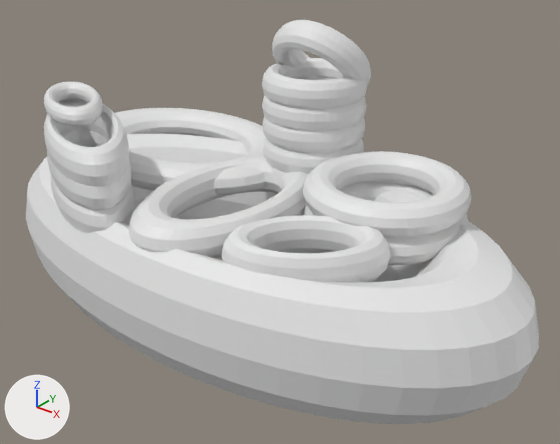
The FBX model 121hell/Assets/slurpplant.fbx, before and after one commit.
The view is the same before and after, from a 50 mm lens placed at (7.43, -8.39, 5.93), pointed at (0.6, 0.15, 0.63). Lighting does not change. The marker at lower left points along +X, +Y and +Z. Where no turn or scale is listed for an object, it has been applied to the vertices.
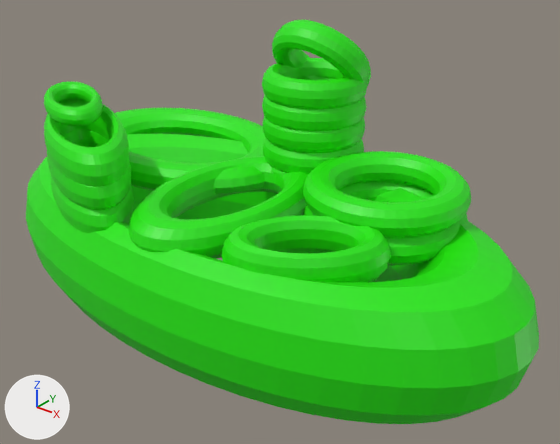
Location of each change, [x1, y1, x2, y2] in pixels of the pictures (560 x 444 px):
'Torus', recoloured (white to green)
    both: [26, 134, 539, 424]
'Torus.015', recoloured (white to green)
    both: [303, 151, 471, 238]
'Torus.002', recoloured (white to green)
    both: [222, 216, 390, 282]
'Torus.001', recoloured (white to green)
    both: [129, 156, 308, 259]
'Torus.004', recoloured (white to green)
    both: [115, 108, 266, 195]
'Torus.008', recoloured (white to green)
    both: [44, 99, 129, 186]
'Torus.014', recoloured (white to green)
    both: [262, 58, 367, 109]
'Torus.013', recoloured (white to green)
    both: [272, 20, 371, 86]
'Torus.003', recoloured (grey to green)
    both: [303, 182, 468, 266]
'Torus.007', recoloured (grey to green)
    both: [47, 129, 131, 210]
'Torus.011', recoloured (grey to green)
    both: [262, 95, 366, 131]
'Torus.012', recoloured (grey to green)
    both: [262, 116, 365, 153]
'Torus.009', recoloured (white to green)
    both: [44, 81, 103, 126]
'Torus.006', recoloured (grey to green)
    both: [50, 173, 133, 233]
'Torus.010', recoloured (grey to green)
    both: [263, 138, 364, 174]

Diff of the bpy script that builds the scene:
```diff
--- a/121hell/Assets/slurpplant.fbx.py
+++ b/121hell/Assets/slurpplant.fbx.py
@@ mat_material @@
+mat_material = principled_material('Material')
+mat_material.base_color = (0.0157, 0.8, 0.0)  # green #22e700
@@ me_torus_006 @@
 me_torus_006.from_pydata(...)  # 576 vertices, 576 faces; spans x -1.43..1.43, y -0.99..0.99, z -0.31..0.31
+me_torus_006.materials.append(mat_material)  # green #22e700
@@ me_torus_007 @@
 me_torus_007.from_pydata(...)  # 576 vertices, 576 faces; spans x -1.43..1.43, y -0.99..0.99, z -0.31..0.31
+me_torus_007.materials.append(mat_material)  # green #22e700
@@ me_torus_001 @@
 me_torus_001.from_pydata(...)  # 576 vertices, 576 faces; spans x -1.05..1.05, y -1.79..1.79, z -0.3..0.3
+me_torus_001.materials.append(mat_material)  # green #22e700
@@ me_torus_003 @@
 me_torus_003.from_pydata(...)  # 576 vertices, 576 faces; spans x -1.25..1.25, y -1.25..1.25, z -0.25..0.25
+me_torus_003.materials.append(mat_material)  # green #22e700
@@ me_torus_014 @@
 me_torus_014.from_pydata(...)  # 576 vertices, 576 faces; spans x -0.85..0.85, y -0.85..0.85, z -0.25..0.25
+me_torus_014.materials.append(mat_material)  # green #22e700
@@ me_torus_002 @@
 me_torus_002.from_pydata(...)  # 576 vertices, 576 faces; spans x -0.99..0.99, y -0.91..0.91, z -0.3..0.3
+me_torus_002.materials.append(mat_material)  # green #22e700
@@ me_torus_015 @@
 me_torus_015.from_pydata(...)  # 576 vertices, 576 faces; spans x -1.25..1.25, y -1.25..1.25, z -0.25..0.25
+me_torus_015.materials.append(mat_material)  # green #22e700
@@ me_torus @@
 me_torus.from_pydata(...)  # 576 vertices, 576 faces; spans x -4.84..4.84, y -2.47..2.47, z -0.99..0.99
+me_torus.materials.append(mat_material)  # green #22e700
@@ me_torus_009 @@
 me_torus_009.from_pydata(...)  # 576 vertices, 576 faces; spans x -0.83..0.83, y -0.61..0.61, z -0.15..0.15
+me_torus_009.materials.append(mat_material)  # green #22e700
@@ me_torus_012 @@
 me_torus_012.from_pydata(...)  # 576 vertices, 576 faces; spans x -0.85..0.85, y -0.85..0.85, z -0.25..0.25
+me_torus_012.materials.append(mat_material)  # green #22e700
@@ me_torus_011 @@
 me_torus_011.from_pydata(...)  # 576 vertices, 576 faces; spans x -0.85..0.85, y -0.85..0.85, z -0.25..0.25
+me_torus_011.materials.append(mat_material)  # green #22e700
@@ me_torus_008 @@
 me_torus_008.from_pydata(...)  # 576 vertices, 576 faces; spans x -1.43..1.43, y -0.99..0.99, z -0.31..0.31
+me_torus_008.materials.append(mat_material)  # green #22e700
@@ me_torus_013 @@
 me_torus_013.from_pydata(...)  # 576 vertices, 576 faces; spans x -0.85..0.85, y -0.68..0.68, z -0.71..0.71
+me_torus_013.materials.append(mat_material)  # green #22e700
@@ me_torus_004 @@
 me_torus_004.from_pydata(...)  # 576 vertices, 576 faces; spans x -2.24..2.24, y -1.62..1.62, z -0.25..0.25
+me_torus_004.materials.append(mat_material)  # green #22e700
@@ me_torus_010 @@
 me_torus_010.from_pydata(...)  # 576 vertices, 576 faces; spans x -0.85..0.85, y -0.85..0.85, z -0.25..0.25
+me_torus_010.materials.append(mat_material)  # green #22e700
```
